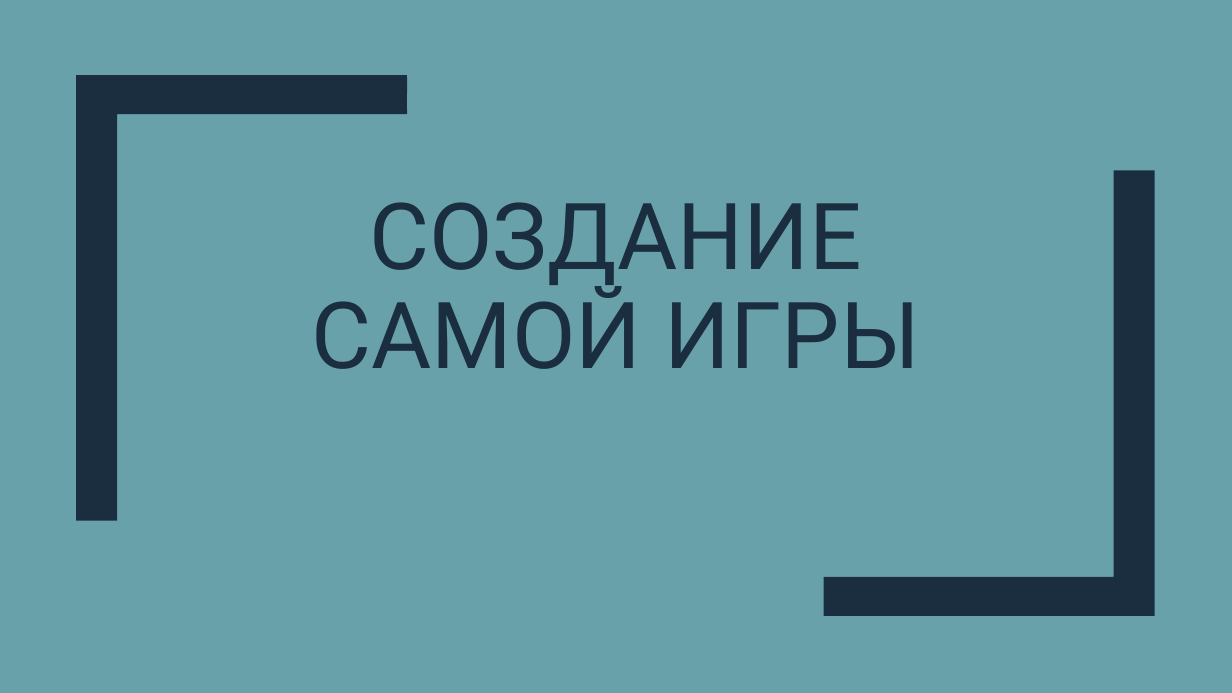
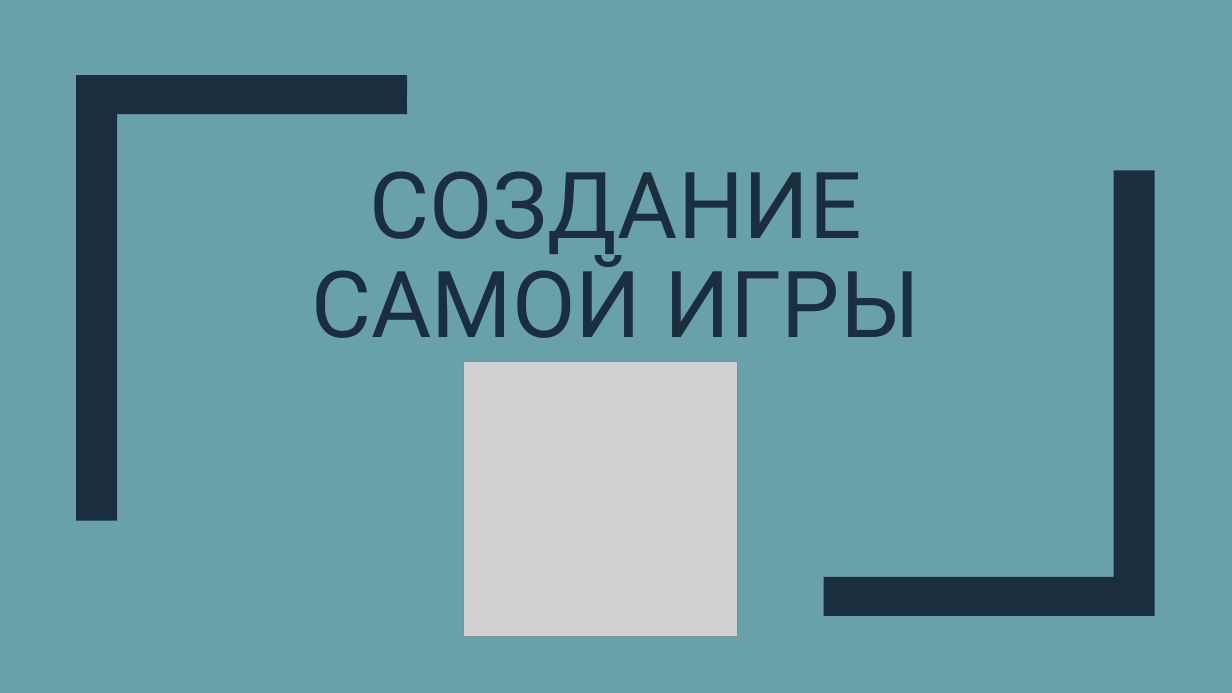
Before and after one commit to panaitoff/game_hojy_brojy, a slide deck: slide 5 of project.pptx. Drawn at 1232x693 pixels with LibreOffice and Linux fonts; fonts in the diff are those of the drawing; grey boxes stand for pictures. Boxes give left, top, right and bottom in pixels: in the first picture for what was removed or moved away, otherwise in the second. Text is boxed around its words. In the diff, an @@ line names an element or a change of style, - is before the commit and + after.

```diff
--- a/project.pptx
+++ b/project.pptx
@@ title "СОЗДАНИЕ САМОЙ ИГРЫ": place and size @@
-title "СОЗДАНИЕ САМОЙ ИГРЫ" at (311,202,920,369)
+title "СОЗДАНИЕ САМОЙ ИГРЫ" at (312,171,920,338)
@@ picture added at (463,362,738,637) @@
```
Also in this commit, not shown: 6 other slides changed, 1 slide added, 9 other files.
